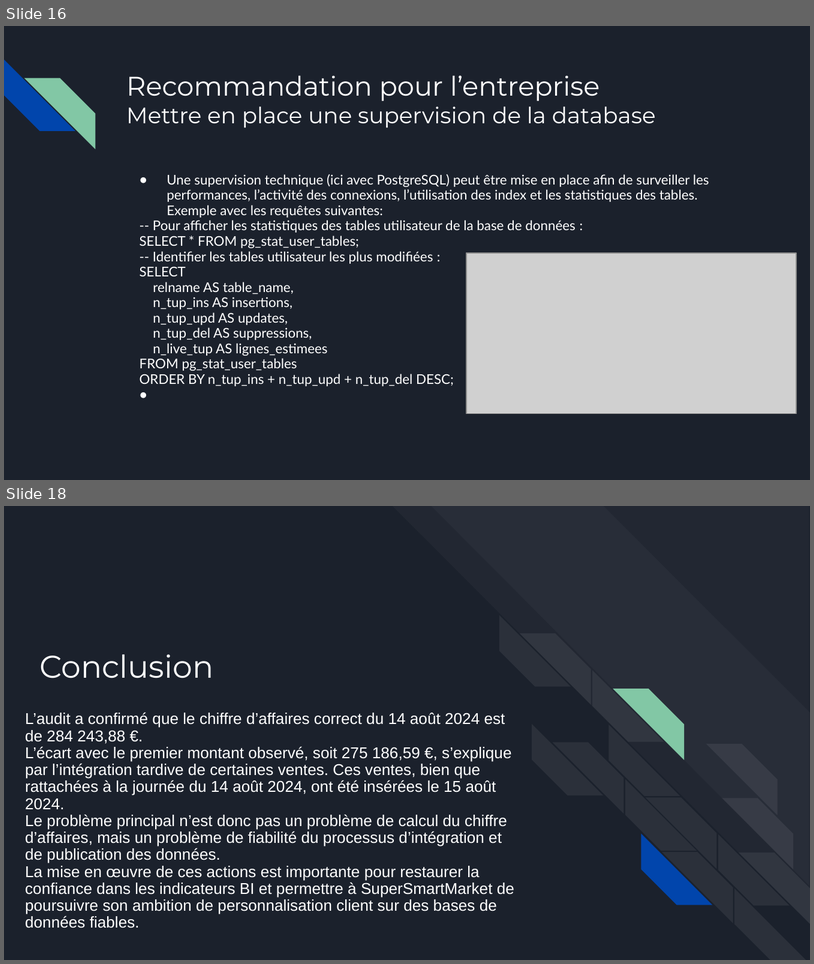
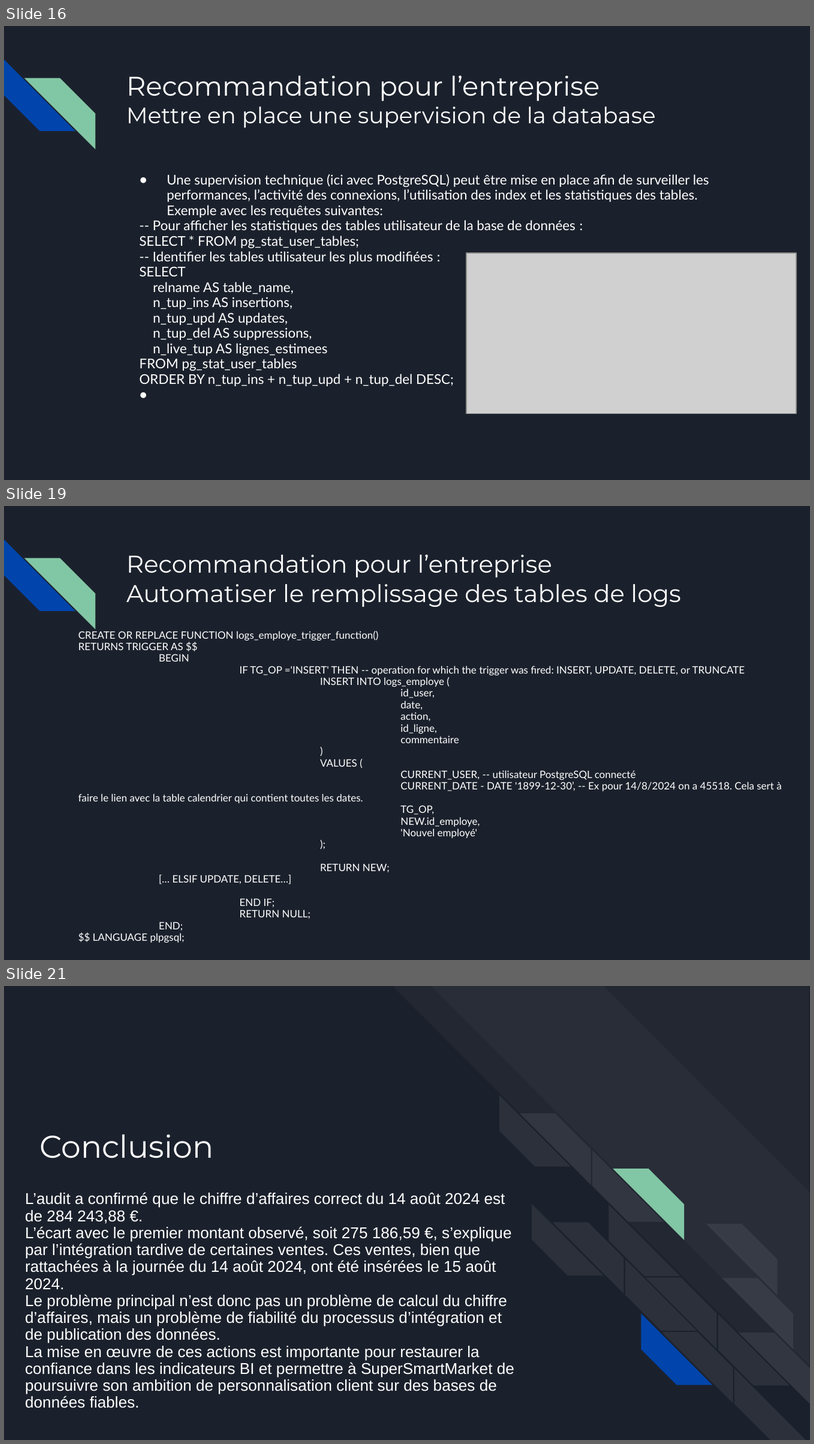
Before and after one commit to Sebules/Project_4_OpenClassrooms_Data_Engineer, a slide deck: presentation_sebastien_ulesie.pptx. Shown one above the other, each under a label of ours: slides 16 and 18 before the commit, slides 16, 19 and 21 after it; the slides between them are not shown. The pictures are 814x964 and 814x1444 pixels, drawn with LibreOffice and Linux fonts; fonts in the diff are those of the drawing; grey boxes stand for pictures. Boxes give left, top, right and bottom in pixels: in the first picture for what was removed or moved away, otherwise in the second. Text is boxed around its words. In the diff, an @@ line names an element or a change of style, - is before the commit and + after.

```diff
--- a/presentation_sebastien_ulesie.pptx
+++ b/presentation_sebastien_ulesie.pptx
@@ slide 19 added at <box>4,506,810,960</box>, background #1B212C; not listed: 2 template elements that a slide beside it also shows @@
@@ title added at <box>126,555,681,607</box>, 21.6 pt, text #FFFFFF @@
+Recommandation pour l’entreprise
+Automatiser le remplissage des tables de logs
@@ text added at <box>78,631,782,930</box>, 9.1 pt, text #FFFFFF @@
+CREATE OR REPLACE FUNCTION logs_employe_trigger_function()
+RETURNS TRIGGER AS $$
+BEGIN
+IF TG_OP ='INSERT' THEN -- operation for which the trigger was fired: INSERT, UPDATE, DELETE, or TRUNCATE
+INSERT INTO logs_employe (
+id_user,
+date,
+action,
+id_ligne,
+commentaire
+)
+VALUES (
+CURRENT_USER, -- utilisateur PostgreSQL connecté
+CURRENT_DATE - DATE '1899-12-30’, -- Ex pour 14/8/2024 on a 45518. Cela sert à faire le lien avec la table calendrier qui contient toutes les dates.
+TG_OP,
+NEW.id_employe,
+'Nouvel employé'
+);
+RETURN NEW;
+[… ELSIF UPDATE, DELETE…]
+END IF;
+RETURN NULL;
+END;
+$$ LANGUAGE plpgsql;
@@ what was slide 18 is now slide 21 @@
```
Also in this commit, not shown: 4 slides changed, 2 other slides added.
